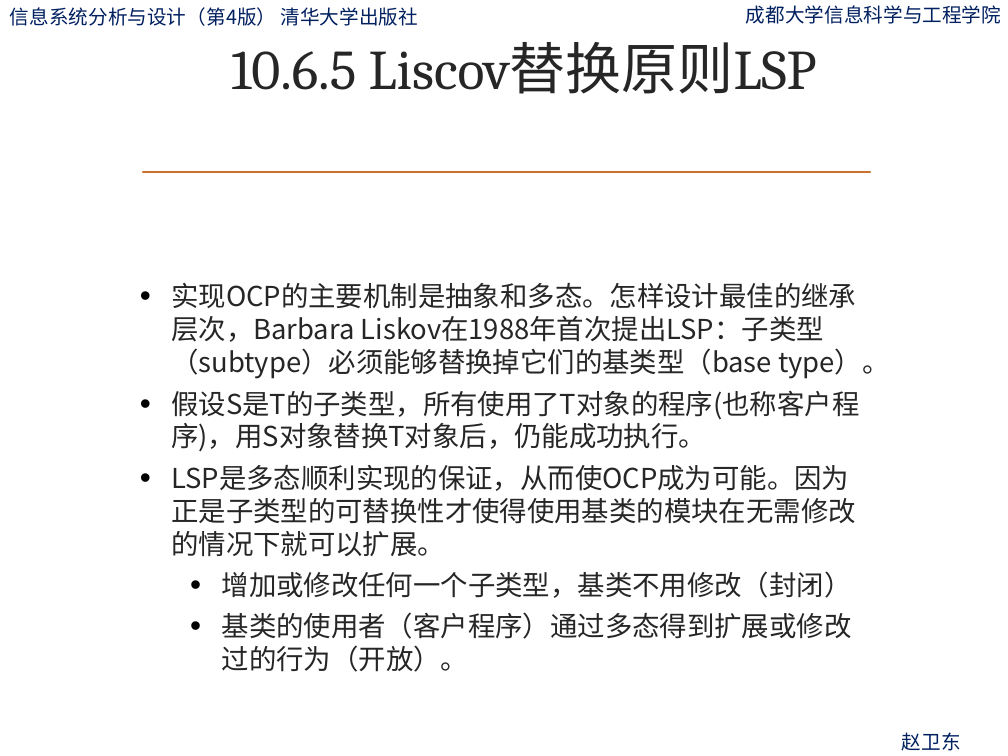
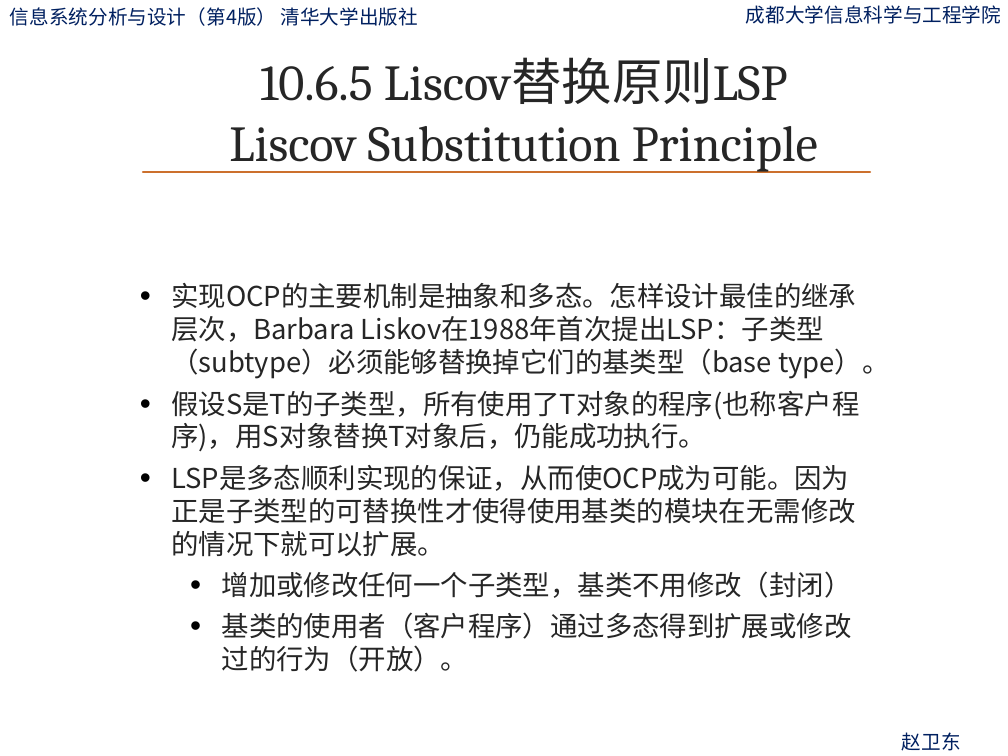
Before and after one commit to zwdcdu/is_analysis, a slide deck: slide 165 of ppt/第10章-系统总体设计.pptx. Drawn at 1008x756 pixels with LibreOffice and Linux fonts; fonts in the diff are those of the drawing; background and template pictures are left out. Boxes give left, top, right and bottom in pixels: in the first picture for what was removed or moved away, otherwise in the second. Text is boxed around its words. In the diff, an @@ line names an element or a change of style, - is before the commit and + after.

```diff
--- a/ppt/第10章-系统总体设计.pptx
+++ b/ppt/第10章-系统总体设计.pptx
@@ title at [229,57,818,172]: text changed; size 40 to 36 pt @@
-10.6.5 Liscov替换原则LSP
+10.6.5 Liscov替换原则LSP
+Liscov Substitution Principle
```
Also in this commit, not shown: 9 other slides changed, 4 other files.
